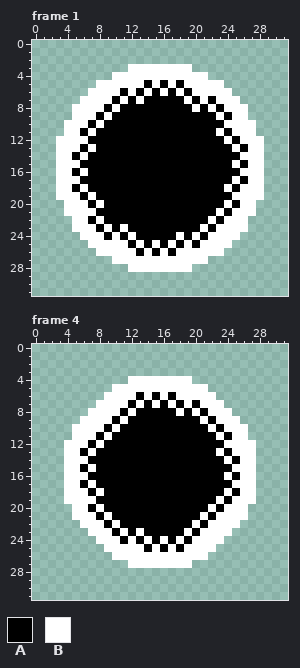
Pixel-art file: Support/Aseprite/projectilePlaceholder.aseprite. The picture above was drawn from the file before the commit.
32x32 pixels, 5 frames. Shown: frame 1, frame 4. The commit also changed other frames, which this record leaves out.
Visible layers, top first: "Layer 4", "Layer 1", "Layer 3".
Palette (. is transparent): A #000000  B #ffffff
Pixels before, frame 1, first column x 3:
 3 .........BBBBBBBB.........
 4 .......BBBBBBBBBBBB.......
 5 .....BBBBBBABABABBBBB.....
 6 ....BBBBABABABABABBBBB....
 7 ...BBBBABABAAAAABABABBB...
 8 ..BBBBABAAAAAAAAABABABBB..
 9 ..BBBABAAAAAAAAAAAAABABB..
10 .BBBABAAAAAAAAAAAAAAABBBB.
11 .BBABAAAAAAAAAAAAAAABABBB.
12 BBBBAAAAAAAAAAAAAAAAABABBB
13 BBBABAAAAAAAAAAAAAAAAABABB
14 BBABAAAAAAAAAAAAAAAAAAABBB
15 BBBAAAAAAAAAAAAAAAAAAABABB
16 BBABAAAAAAAAAAAAAAAAAAABBB
17 BBBAAAAAAAAAAAAAAAAAAABABB
18 BBABAAAAAAAAAAAAAAAAABABBB
19 BBBABAAAAAAAAAAAAAAAAABBBB
20 .BBBABAAAAAAAAAAAAAAABABB.
21 .BBBBAAAAAAAAAAAAAAABABBB.
22 ..BBABAAAAAAAAAAAAABABBB..
23 ..BBBABABAAAAAAAAABABBBB..
24 ...BBBABABAAAAABABABBBB...
25 ....BBBBBABABABABABBBB....
26 .....BBBBBABABABBBBBB.....
27 .......BBBBBBBBBBBB.......
28 .........BBBBBBBB.........
Pixels before, frame 4, first column x 4:
 4 ........BBBBBBBB........
 5 ......BBBBBBBBBBBB......
 6 .....BBBBABABABBBBB.....
 7 ....BBBBABABABABABBB....
 8 ...BBBBABAAAAABABABBB...
 9 ..BBBBABAAAAAAAAABABBB..
10 .BBBBABAAAAAAAAAAABABBB.
11 .BBBABAAAAAAAAAAAAABABB.
12 BBBABAAAAAAAAAAAAAAABBBB
13 BBABAAAAAAAAAAAAAAABABBB
14 BBBAAAAAAAAAAAAAAAAABABB
15 BBABAAAAAAAAAAAAAAAAABBB
16 BBBAAAAAAAAAAAAAAAAABABB
17 BBABAAAAAAAAAAAAAAAAABBB
18 BBBABAAAAAAAAAAAAAAABABB
19 BBBBAAAAAAAAAAAAAAABABBB
20 .BBABAAAAAAAAAAAAABABBB.
21 .BBBABAAAAAAAAAAABABBBB.
22 ..BBBABAAAAAAAAABABBBB..
23 ...BBBABABAAAAABABBBB...
24 ....BBBABABABABABBBB....
25 .....BBBBBABABABBBB.....
26 ......BBBBBBBBBBBB......
27 ........BBBBBBBB........
After the commit:
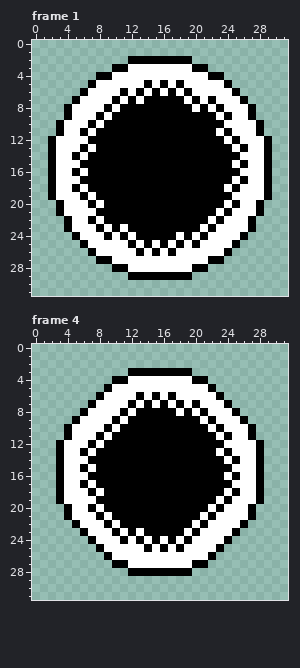
The commit says: placeholder slider UI implemented, projectile sequence in progress
The edit:
layer "Layer 5" added
Changed rows in their new state; - is an unchanged pixel.
Frame 1, layer "Layer 5":
first column x 2:
 2 ----------AAAAAAAA----------
 3 --------AA--------AA--------
 4 ------AA------------AA------
 5 -----A----------------A-----
 6 ----A------------------A----
 7 ---A--------------------A---
 8 --A----------------------A--
 9 --A----------------------A--
10 -A------------------------A-
11 -A------------------------A-
12 A--------------------------A
13 A--------------------------A
14 A--------------------------A
15 A--------------------------A
16 A--------------------------A
17 A--------------------------A
18 A--------------------------A
19 A--------------------------A
20 -A------------------------A-
21 -A------------------------A-
22 --A----------------------A--
23 --A----------------------A--
24 ---A--------------------A---
25 ----A------------------A----
26 -----A----------------A-----
27 ------AA------------AA------
28 --------AA--------AA--------
29 ----------AAAAAAAA----------
Frame 4, layer "Layer 5":
first column x 3:
 3 ---------AAAAAAAA---------
 4 -------AA--------AA-------
 5 ------A------------A------
 6 -----A--------------A-----
 7 ----A----------------A----
 8 ---A------------------A---
 9 --A--------------------A--
10 -A----------------------A-
11 -A----------------------A-
12 A------------------------A
13 A------------------------A
14 A------------------------A
15 A------------------------A
16 A------------------------A
17 A------------------------A
18 A------------------------A
19 A------------------------A
20 -A----------------------A-
21 -A----------------------A-
22 --A--------------------A--
23 ---A------------------A---
24 ----A----------------A----
25 -----A--------------A-----
26 ------A------------A------
27 -------AA--------AA-------
28 ---------AAAAAAAA---------
